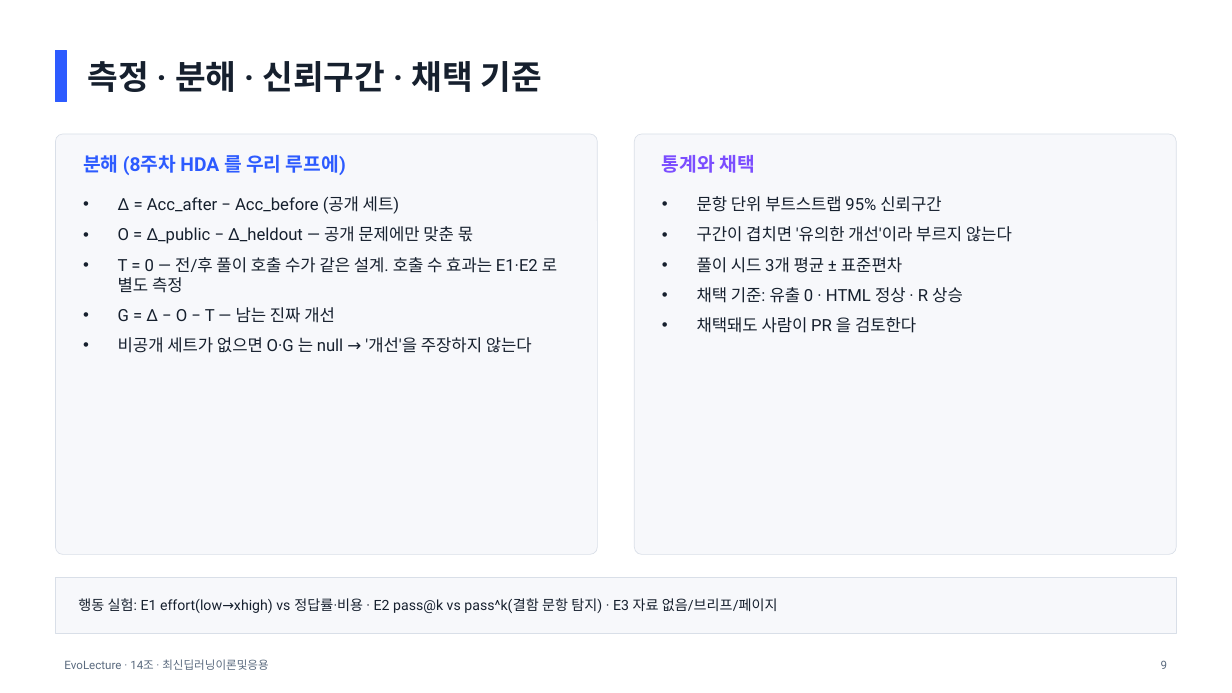
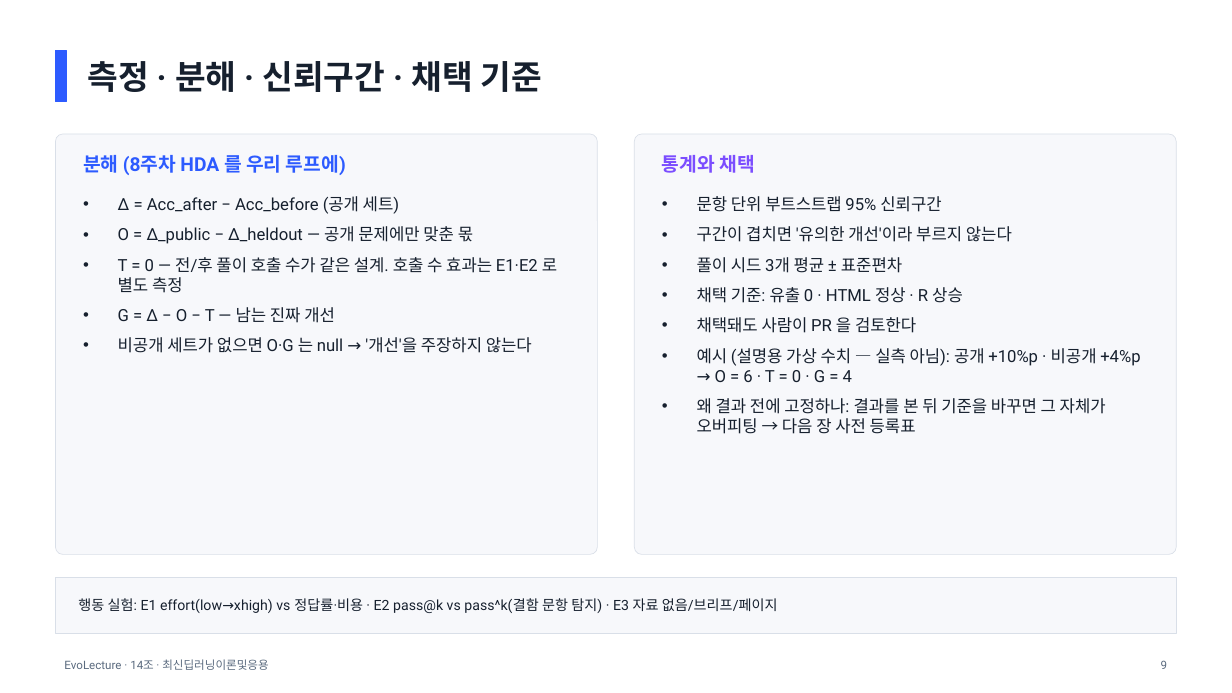
Before and after one commit to wukong-daima/team14-project, a slide deck: slide 9 of submission/Team14_mid.pptx. Drawn at 1232x693 pixels with LibreOffice and Linux fonts; fonts in the diff are those of the drawing. Boxes give left, top, right and bottom in pixels: in the first picture for what was removed or moved away, otherwise in the second. Text is boxed around its words. In the diff, an @@ line names an element or a change of style, - is before the commit and + after.

```diff
--- a/submission/Team14_mid.pptx
+++ b/submission/Team14_mid.pptx
@@ text at (697,348,1140,434): paragraphs added @@
+• 예시 (설명용 가상 수치 — 실측 아님): 공개 +10%p · 비공개 +4%p → O = 6 · T = 0 · G = 4
+• 왜 결과 전에 고정하나: 결과를 본 뒤 기준을 바꾸면 그 자체가 오버피팅 → 다음 장 사전 등록표
```
Also in this commit, not shown: 7 other slides changed, 4 other files.
